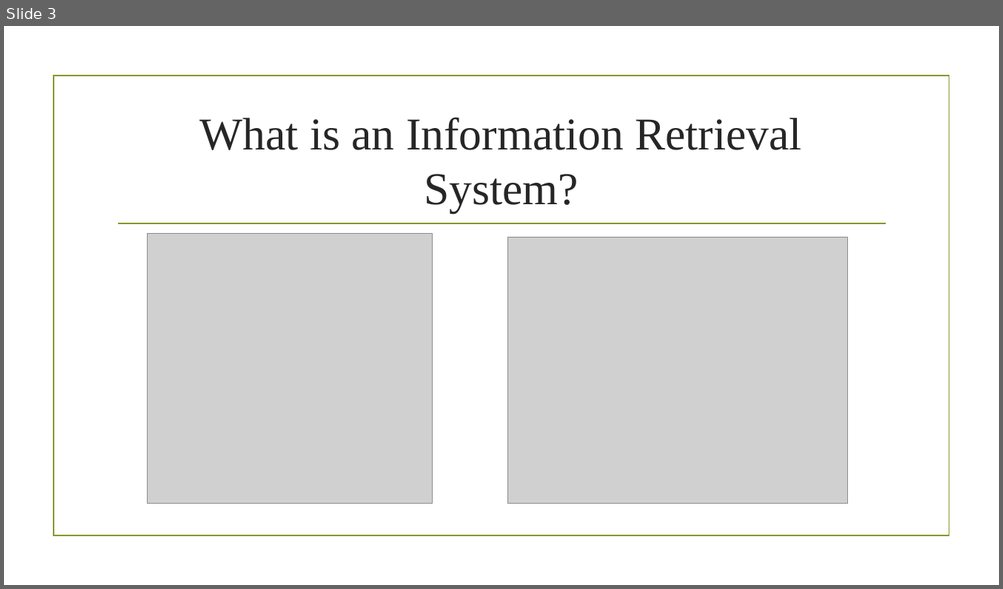
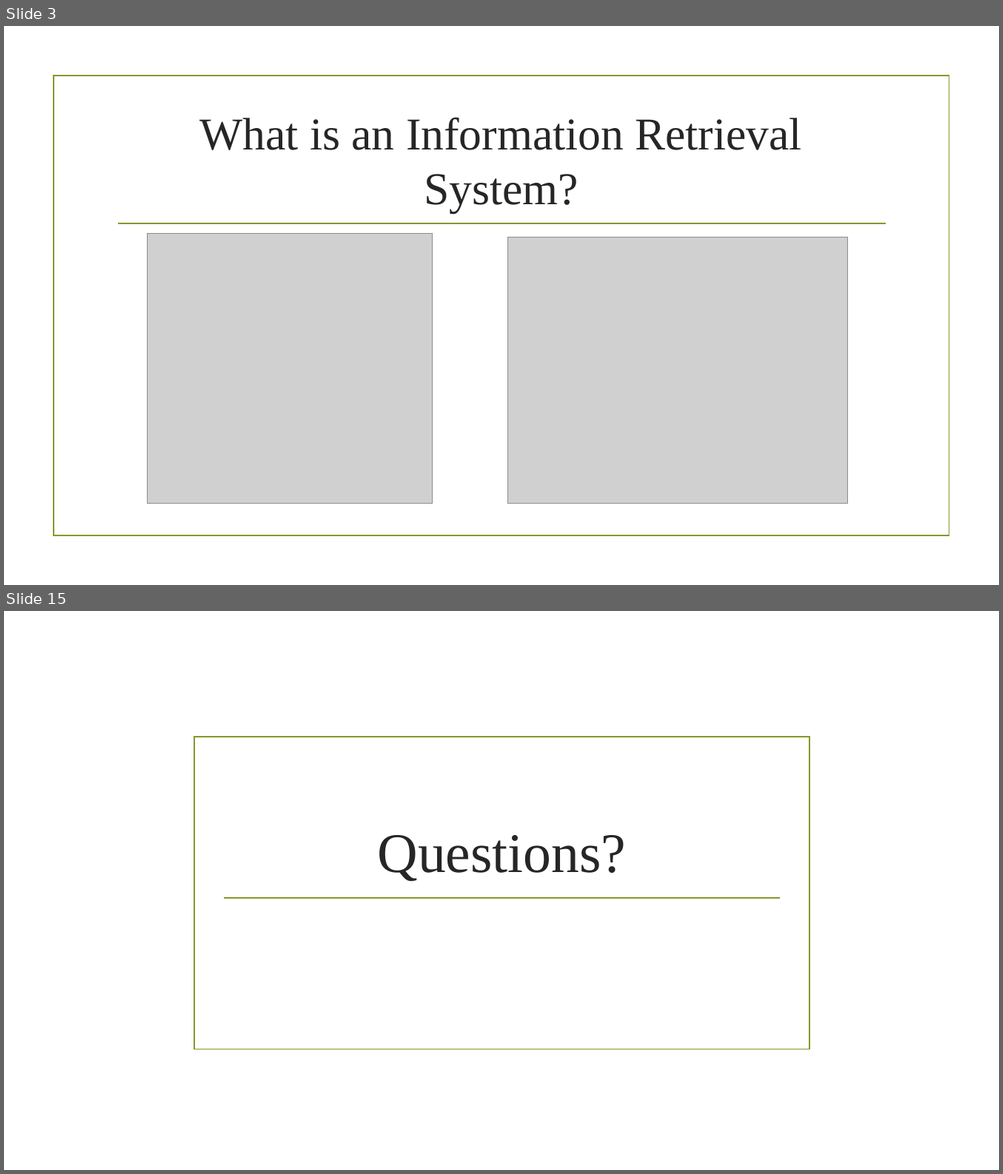
Before and after one commit to alidragon/Capstone2015, a slide deck: Information Retrieval System.pptx. Shown one above the other, each under a label of ours: slide 3 before the commit, slides 3 and 15 after it; the slides between them are not shown. The pictures are 1003x589 and 1003x1174 pixels, drawn with LibreOffice and Linux fonts; fonts in the diff are those of the drawing; grey boxes stand for pictures; background and template pictures are left out. Boxes give left, top, right and bottom in pixels: in the first picture for what was removed or moved away, otherwise in the second. Text is boxed around its words. In the diff, an @@ line names an element or a change of style, - is before the commit and + after.

```diff
--- a/Information Retrieval System.pptx
+++ b/Information Retrieval System.pptx
@@ slide 15 added at box(4, 611, 999, 1170), background picture (left out) @@
@@ rectangle added at box(194, 737, 810, 1050), outline #83992A 1.25 pt @@
@@ title added at box(377, 835, 626, 882), 54 pt, text #262626 @@
+Questions?
@@ line added from (223, 898) to (780, 898), #83992A 1.25 pt @@
```
Also in this commit, not shown: 7 slides changed, 6 other slides added, 1 slide removed, 41 other files.
